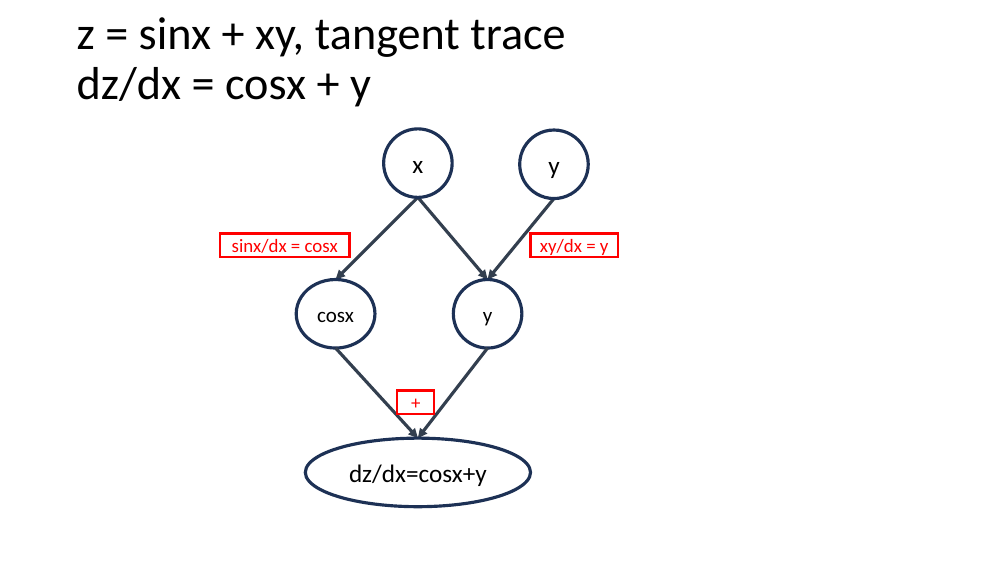
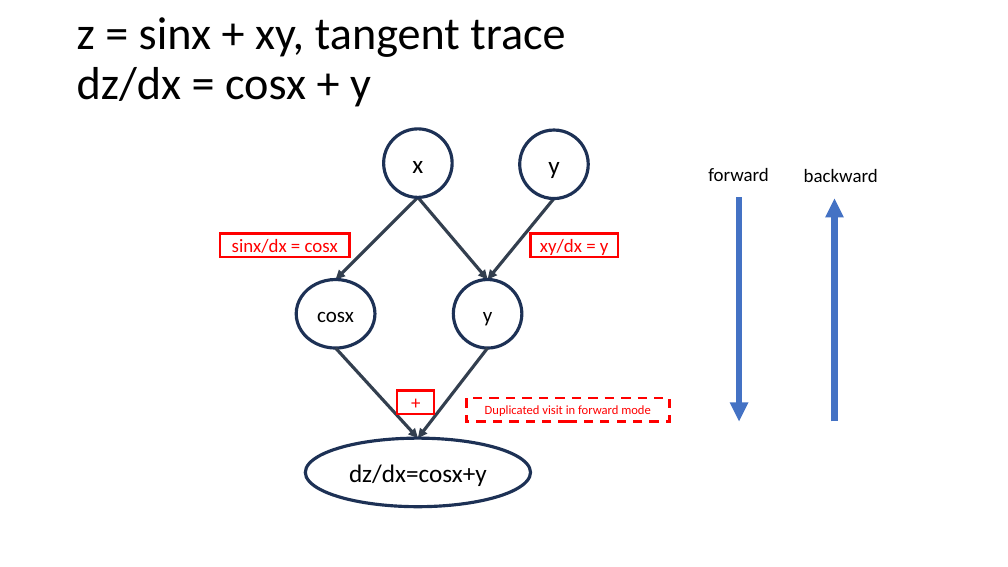
Before and after one commit to mincongzhang/AAD, a slide deck: slide 7 of AAD_Backward.pptx (slide 2 before the commit). Drawn at 1008x567 pixels with LibreOffice and Linux fonts; fonts in the diff are those of the drawing. Boxes give left, top, right and bottom in pixels: in the first picture for what was removed or moved away, otherwise in the second. Text is boxed around its words. In the diff, an @@ line names an element or a change of style, - is before the commit and + after.

```diff
--- a/AAD_Backward.pptx
+++ b/AAD_Backward.pptx
@@ text added at bbox=[708, 168, 769, 181], 18 pt, text #000000 @@
+forward
@@ text added at bbox=[804, 169, 878, 182], 18 pt, text #000000 @@
+backward
@@ arrow added from (740, 197) to (740, 421), #4472C4 6 pt @@
@@ arrow added from (835, 421) to (835, 199), #4472C4 6 pt @@
@@ rectangle added at bbox=[467, 398, 670, 421], outline #FF0000 2.25 pt dashed, 12 pt, text #FF0000 @@
+Duplicated visit in forward mode
```
Also in this commit, not shown: 1 other slide changed, 7 slides added.
